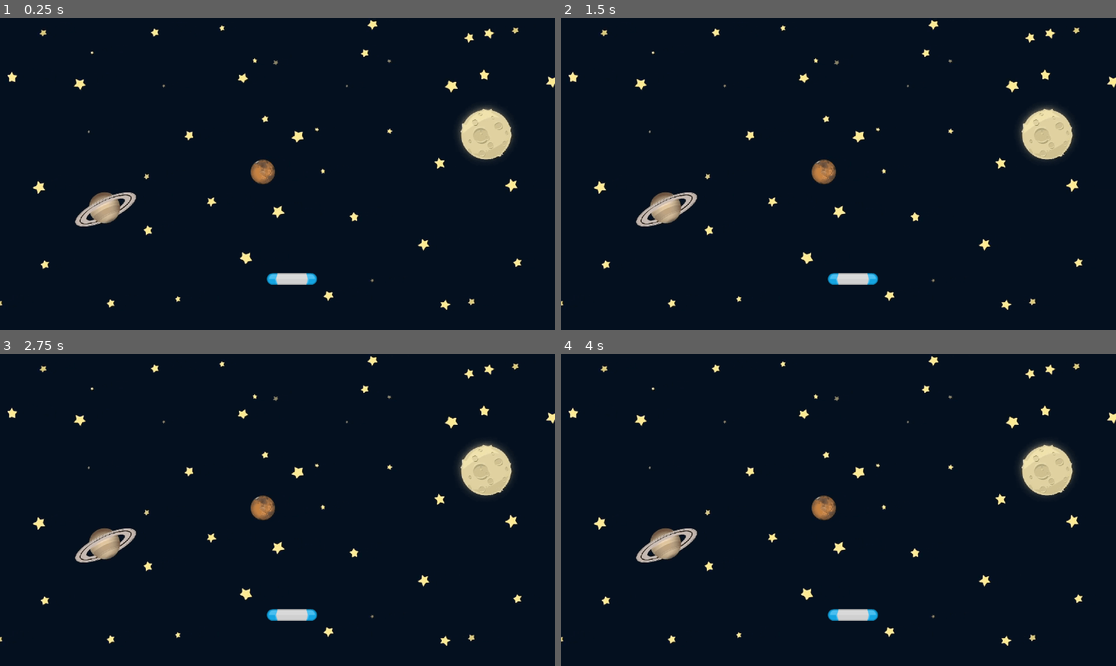
Above: before the commit, frames 1-4 (two rows, left to right).
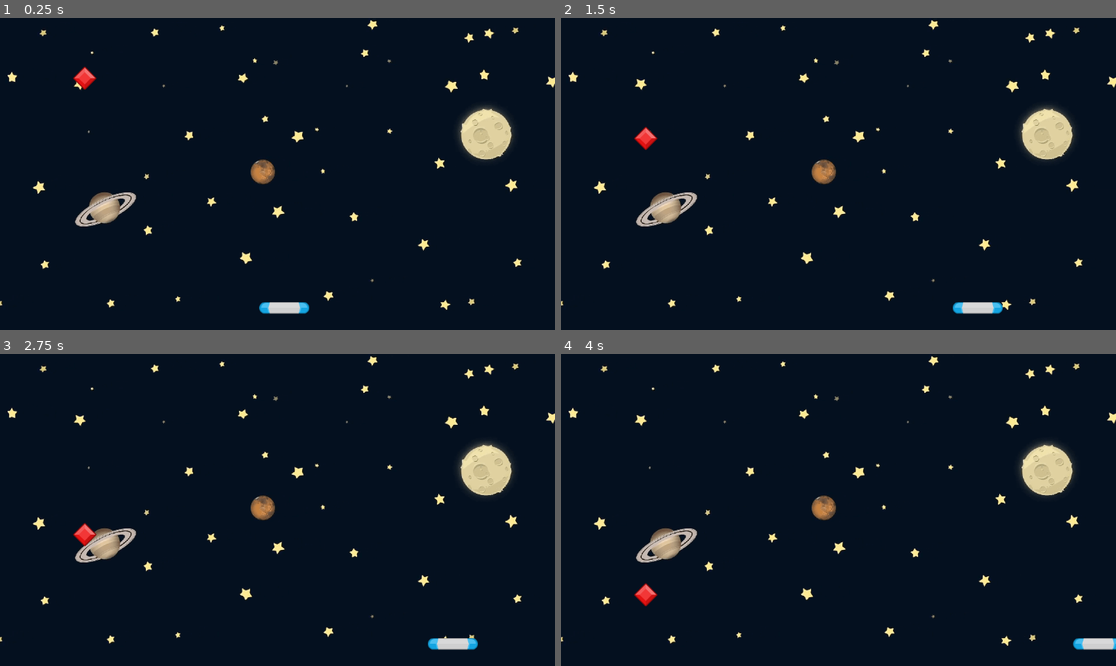
Above: after the commit, the same moments.

Repository: LyDawei/GemCatcher
Game: Godot game, scene res://scenes/Game.tscn
The game is run twice, just before and just after one commit, with the same random seed, the same clock (stepped at 60 frames per second) and the same inputs.
Inputs:
- Up to frame 1 (0.25 s): no input
- Up to frame 2 (1.5 s): hold Right (right) 0.53-1.28 s; hold Left (left) from 1.28 s (still down)
- Up to frame 3 (2.75 s): release Left (left) at 2.03 s; hold Right (right) from 2.03 s (still down)
- Up to frame 4 (4 s): release Right (right) at 3.53 s; hold Left (left) from 3.53 s (still down)

The runs differ from the first frame. In frame 1, 0.8% of the frame differs, in the area x 13-58%, y 15-95%; in frame 2, 0.8%, in the area x 13-80%, y 34-95%; in frame 3, 0.8%; in frame 4, 0.8%.

Commit message:
Added movement + controls for gem and the paddle.

Diff:
--- a/project.godot
+++ b/project.godot
@@ -20,11 +20,13 @@
 left={
 "deadzone": 0.5,
 "events": [Object(InputEventKey,"resource_local_to_scene":false,"resource_name":"","device":-1,"window_id":0,"alt_press …(195 unchanged characters)…
+, Object(InputEventKey,"resource_local_to_scene":false,"resource_name":"","device":-1,"window_id":0,"alt_pressed":false,"shift_pressed":false,"ctrl_pressed":false,"meta_pressed":false,"pressed":false,"keycode":0,"physical_keycode":65,"key_label":0,"unicode":97,"location":0,"echo":false,"script":null)
 ]
 }
 right={
 "deadzone": 0.5,
 "events": [Object(InputEventKey,"resource_local_to_scene":false,"resource_name":"","device":-1,"window_id":0,"alt_press …(195 unchanged characters)…
+, Object(InputEventKey,"resource_local_to_scene":false,"resource_name":"","device":-1,"window_id":0,"alt_pressed":false,"shift_pressed":false,"ctrl_pressed":false,"meta_pressed":false,"pressed":false,"keycode":0,"physical_keycode":68,"key_label":0,"unicode":100,"location":0,"echo":false,"script":null)
 ]
 }
 
--- a/scenes/Game.tscn
+++ b/scenes/Game.tscn
@@ -1,7 +1,10 @@
-[gd_scene load_steps=3 format=3 uid="uid://ckx8q7addi4yq"]
+[gd_scene load_steps=6 format=3 uid="uid://ckx8q7addi4yq"]
 
 [ext_resource type="Texture2D" uid="uid://c3fj8s4d3mgva" path="res://assets/GameBg.png" id="1_bt3us"]
 [ext_resource type="PackedScene" uid="uid://dodawa45mw820" path="res://scenes/Paddle.tscn" id="2_qv17u"]
+[ext_resource type="PackedScene" uid="uid://j5pbs1utu4l1" path="res://scenes/Gem.tscn" id="3_0gp1a"]
+[ext_resource type="Script" path="res://scenes/paddle.gd" id="3_etrhv"]
+[ext_resource type="Script" path="res://scenes/gem.gd" id="4_7f7og"]
 
 [node name="Game" type="Node2D"]
 
@@ -16,4 +19,11 @@
 stretch_mode = 4
 
 [node name="Paddle" parent="." instance=ExtResource("2_qv17u")]
-position = Vector2(606, 542)
+position = Vector2(590, 602)
+script = ExtResource("3_etrhv")
+
+[node name="Gem" parent="." instance=ExtResource("3_0gp1a")]
+position = Vector2(176, 100)
+script = ExtResource("4_7f7og")
+
+[connection signal="body_entered" from="Paddle" to="Gem" method="_on_paddle_body_entered"]
--- a/scenes/Gem.tscn
+++ b/scenes/Gem.tscn
@@ -14,5 +14,4 @@
 [node name="CollisionShape2D" type="CollisionShape2D" parent="."]
 position = Vector2(4.76837e-07, 0)
 rotation = 0.785398
-scale = Vector2(1, 1)
 shape = SubResource("RectangleShape2D_web0x")
--- /dev/null
+++ b/scenes/gem.gd
@@ -0,0 +1,13 @@
+extends Area2D
+
+@export var speed = 100
+
+# Called when the node enters the scene tree for the first time.
+func _ready() -> void:
+	pass # Replace with function body.
+
+
+# Called every frame. 'delta' is the elapsed time since the previous frame.
+func _process(delta: float) -> void:
+	position.y += speed * delta
+	pass
--- /dev/null
+++ b/scenes/paddle.gd
@@ -0,0 +1,19 @@
+extends Area2D
+
+@export var speed = 500
+
+# Called when the node enters the scene tree for the first time.
+func _ready() -> void:
+	pass # Replace with function body.
+
+func handle_input(delta) -> void:
+	if Input.is_action_pressed('left'):
+		position.x -= speed * delta
+	if Input.is_action_pressed('right'):
+		position.x += speed * delta
+
+
+# Called every frame. 'delta' is the elapsed time since the previous frame.
+func _process(delta: float) -> void:
+	handle_input(delta)
+	pass
